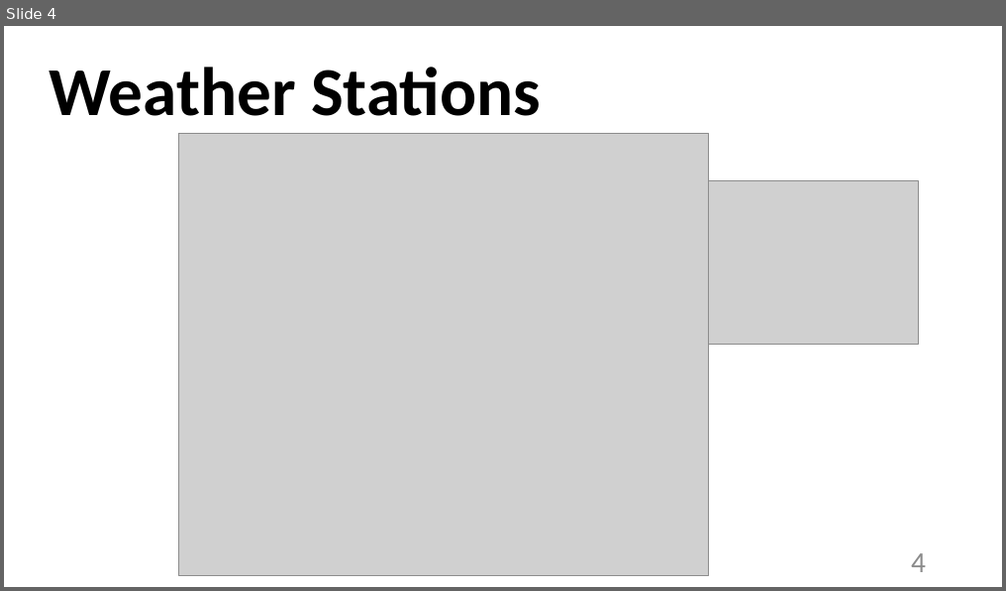
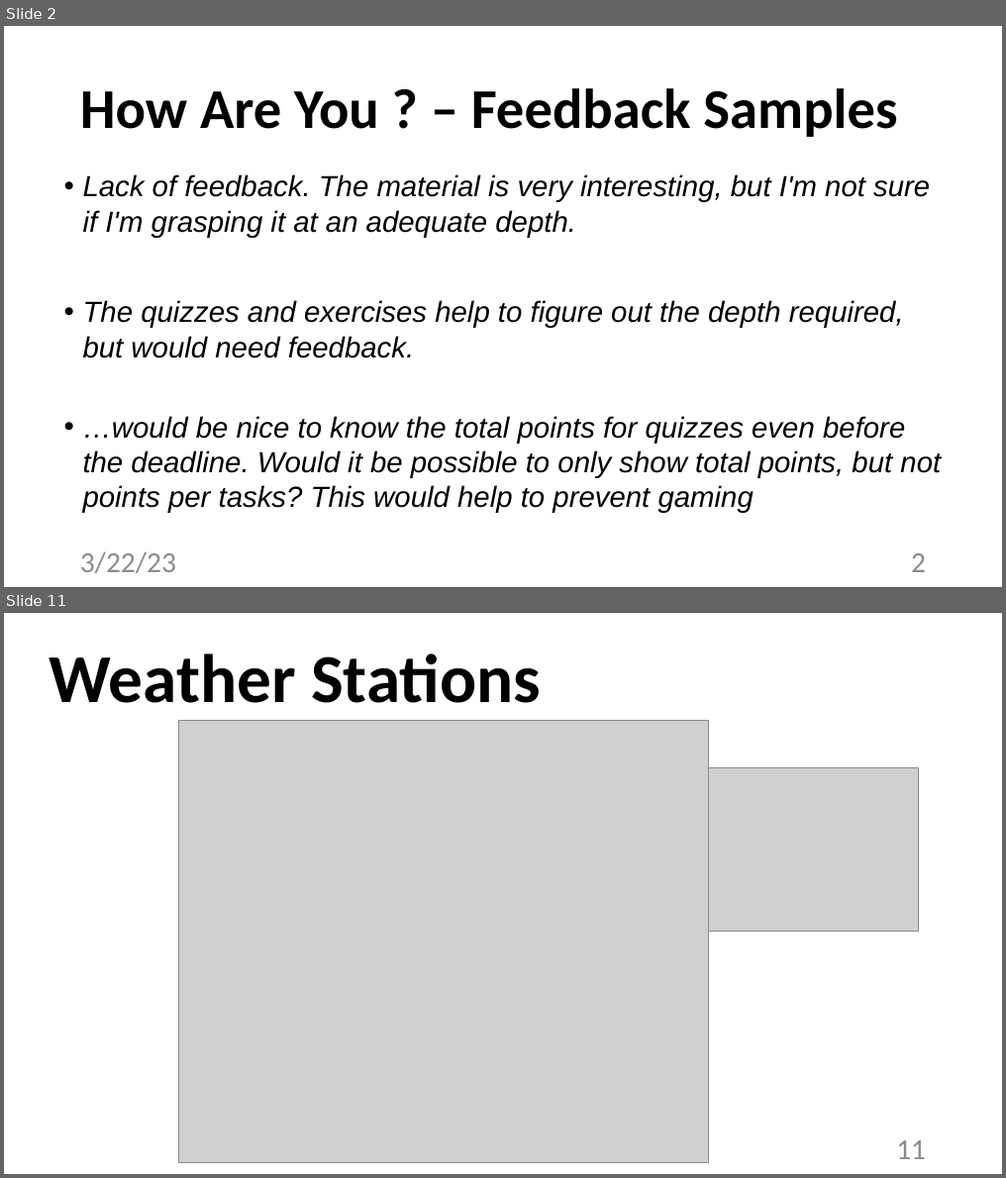
Before and after one commit to alexjungaalto/FederatedLearning, a slide deck: slides/CS-E4740_FLDesignPrinciple.pptx. Shown one above the other, each under a label of ours: slide 4 before the commit, slides 2 and 11 after it; the slides between them are not shown. The pictures are 1006x591 and 1006x1178 pixels, drawn with LibreOffice and Linux fonts; fonts in the diff are those of the drawing; grey boxes stand for pictures. Boxes give left, top, right and bottom in pixels: in the first picture for what was removed or moved away, otherwise in the second. Text is boxed around its words. In the diff, an @@ line names an element or a change of style, - is before the commit and + after.

```diff
--- a/slides/CS-E4740_FLDesignPrinciple.pptx
+++ b/slides/CS-E4740_FLDesignPrinciple.pptx
@@ slide 2 added at <box>4,26,1002,587</box>, background #FFFFFF @@
@@ title added at <box>80,88,897,137</box>, 54 pt, text #000000, bold @@
+How Are You ? – Feedback Samples
@@ text added at <box>83,174,941,513</box>, 28 pt, text #000000, italic @@
+• Lack of feedback. The material is very interesting, but I'm not sure if I'm grasping it at an adequate depth.
+• The quizzes and exercises help to figure out the depth required, but would need feedback.
+• …would be nice to know the total points for quizzes even before the deadline. Would it be possible to only show total points, but not points per tasks? This would help to prevent gaming
@@ text added at <box>80,552,176,573</box>, 28 pt, text #8C8C8C @@
+3/22/23
@@ page number added at <box>911,554,926,572</box>, 28 pt, text #8C8C8C @@
+2
@@ what was slide 4 is now slide 11 @@
@@ page number at <box>896,1141,926,1159</box>: text changed @@
-4
+11
```
Also in this commit, not shown: 36 slides changed, 6 other slides added, 2 other files.
